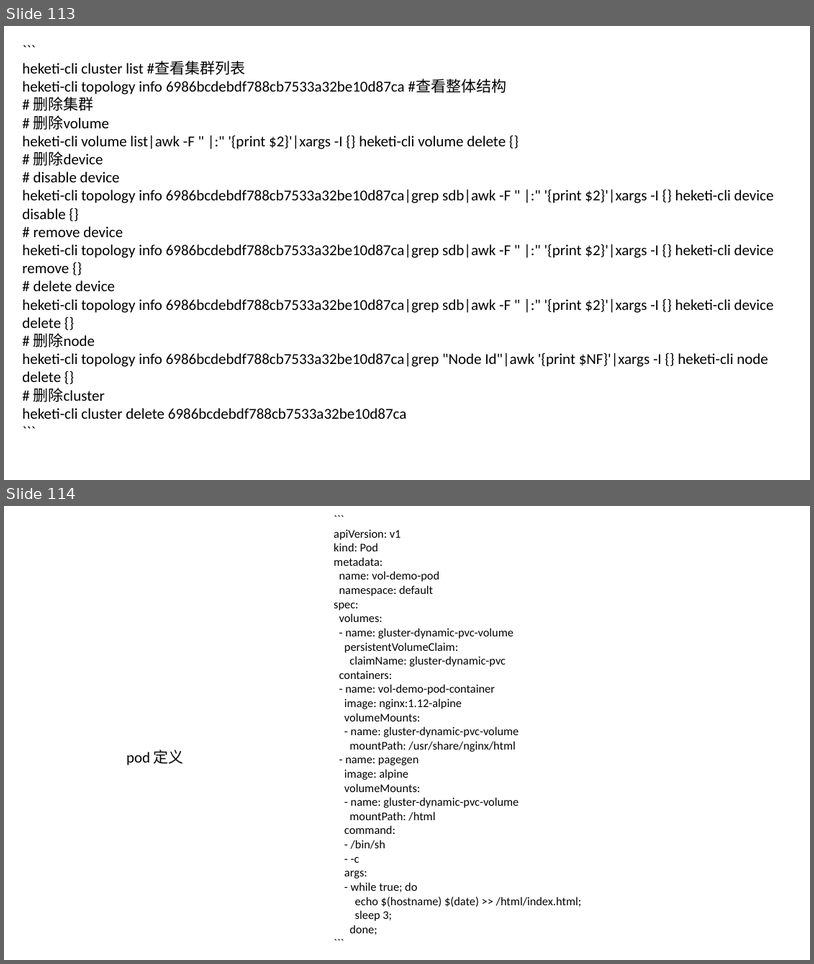
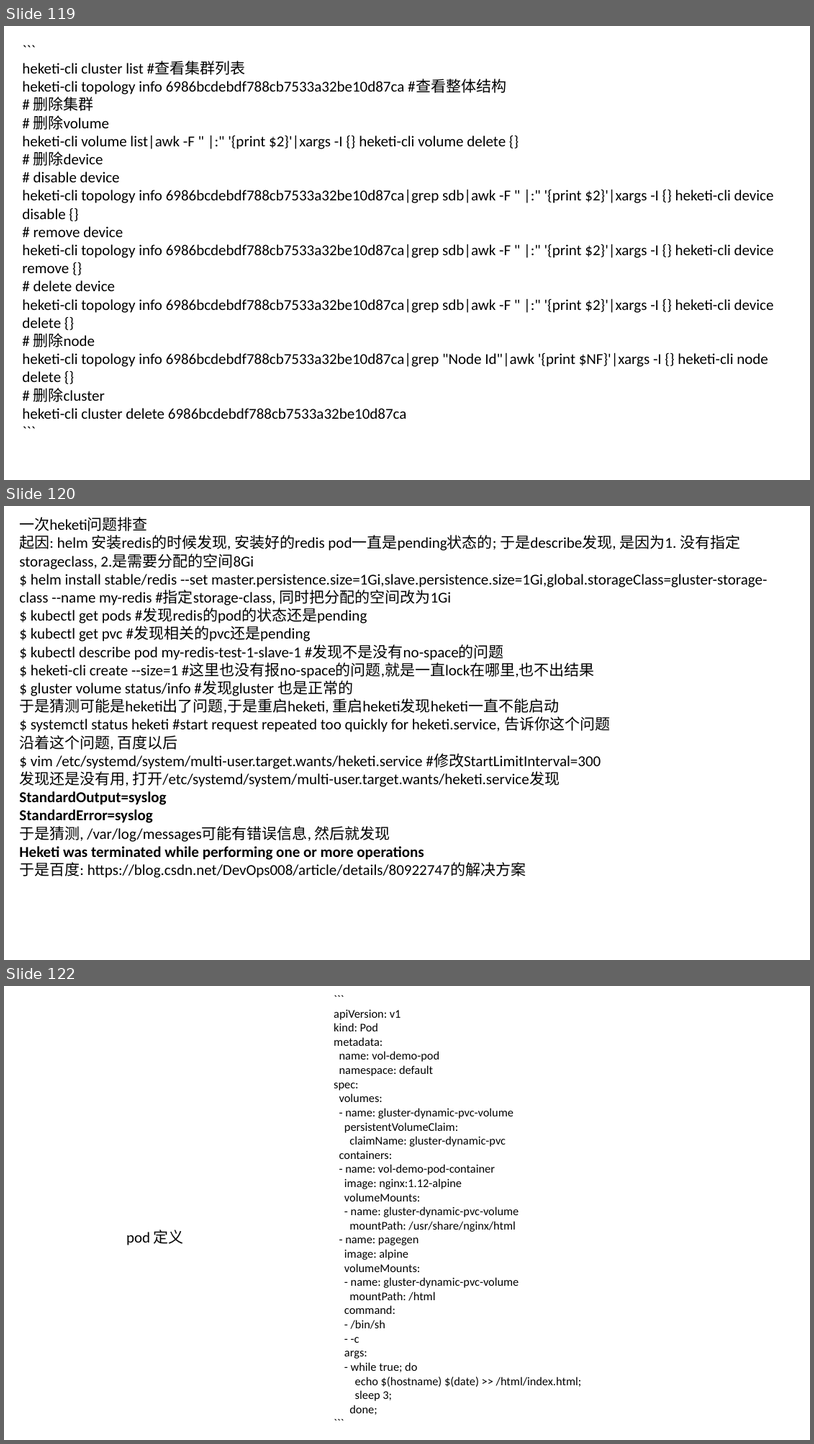
Before and after one commit to johnnylei/reource, a slide deck: k8s/kubernetes.pptx. Shown one above the other, each under a label of ours: slides 113 and 114 before the commit, slides 119, 120 and 122 after it; the slides between them are not shown. The pictures are 814x964 and 814x1444 pixels, drawn with LibreOffice and Linux fonts; fonts in the diff are those of the drawing. Boxes give left, top, right and bottom in pixels: in the first picture for what was removed or moved away, otherwise in the second. Text is boxed around its words. In the diff, an @@ line names an element or a change of style, - is before the commit and + after.

```diff
--- a/k8s/kubernetes.pptx
+++ b/k8s/kubernetes.pptx
@@ slide 120 added at [4, 506, 810, 960], background #FFFFFF @@
@@ text added at [19, 517, 767, 878], 18 pt, text #000000 @@
+一次heketi问题排查
+起因: helm 安装redis的时候发现, 安装好的redis pod一直是pending状态的; 于是describe发现, 是因为1. 没有指定storageclass, 2.是需要分配的空间8Gi
+$ helm install stable/redis --set master.persistence.size=1Gi,slave.persistence.size=1Gi,global.storageClass=gluster-storage-class --name my-redis #指定storage-class, 同时把分配的空间改为1Gi
+$ kubectl get pods #发现redis的pod的状态还是pending
+$ kubectl get pvc #发现相关的pvc还是pending
+$ kubectl describe pod my-redis-test-1-slave-1 #发现不是没有no-space的问题
+$ heketi-cli create --size=1 #这里也没有报no-space的问题,就是一直lock在哪里,也不出结果
+$ gluster volume status/info #发现gluster 也是正常的
+于是猜测可能是heketi出了问题,于是重启heketi, 重启heketi发现heketi一直不能启动
+$ systemctl status heketi #start request repeated too quickly for heketi.service, 告诉你这个问题
+沿着这个问题, 百度以后
+$ vim /etc/systemd/system/multi-user.target.wants/heketi.service #修改StartLimitInterval=300
+发现还是没有用, 打开/etc/systemd/system/multi-user.target.wants/heketi.service发现
+StandardOutput=syslog
+StandardError=syslog
+于是猜测, /var/log/messages可能有错误信息, 然后就发现
+Heketi was terminated while performing one or more operations
+于是百度: https://blog.csdn.net/DevOps008/article/details/80922747的解决方案
@@ what was slide 113 is now slide 119 @@
@@ what was slide 114 is now slide 122 @@
```
Also in this commit, not shown: 9 slides changed, 47 other slides added.
